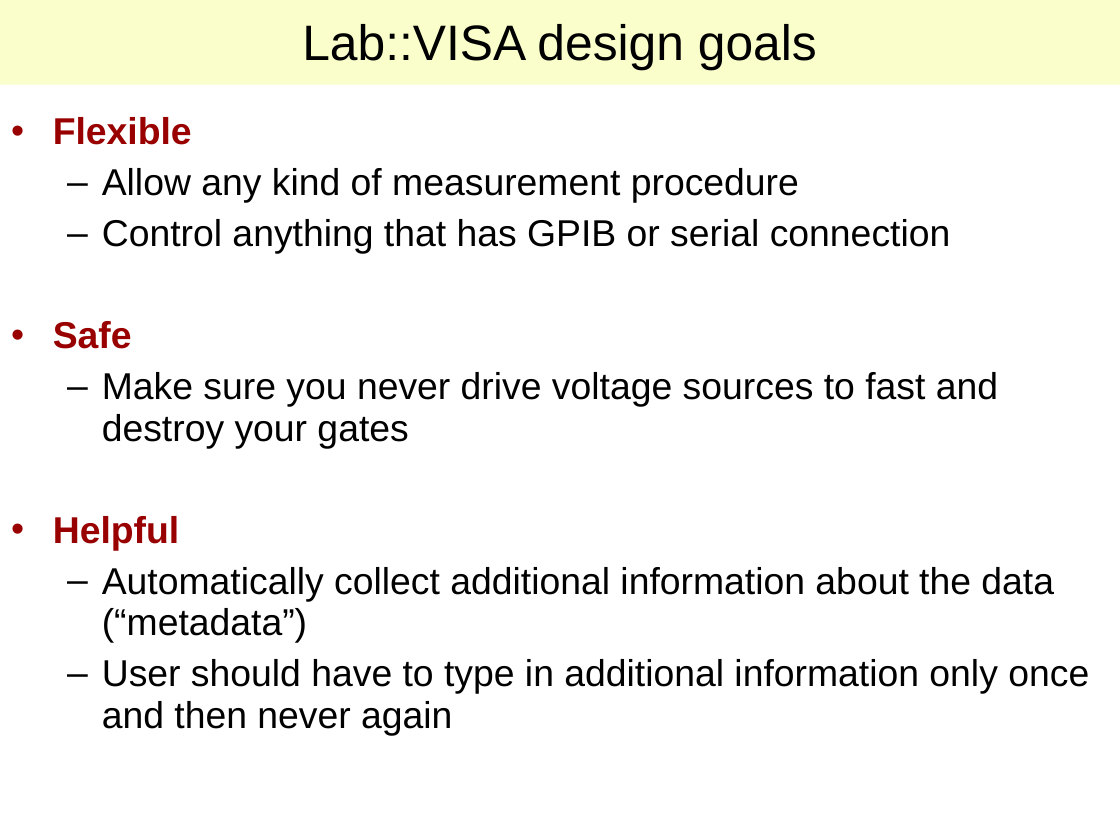
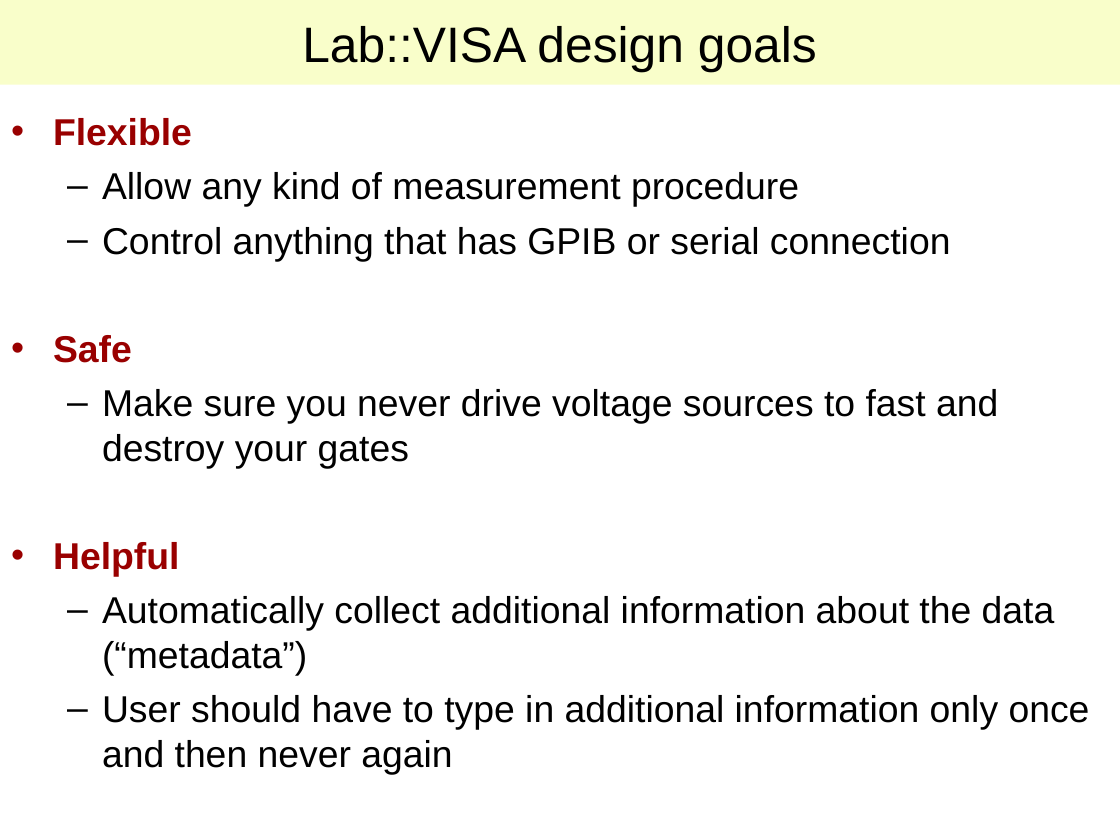
Before and after one commit to lab-measurement/Lab-VISA, a slide deck: slide 4 of Tutorial/Talk/Lab-VISA.ppt. Drawn at 1120x840 pixels with LibreOffice and Linux fonts; fonts in the diff are those of the drawing. Boxes give left, top, right and bottom in pixels: in the first picture for what was removed or moved away, otherwise in the second. Text is boxed around its words. In the diff, an @@ line names an element or a change of style, - is before the commit and + after.

Commit message:
Reverted latest modifications.
The updates to the slides looked terrible and did not add any valuable information. Nobody wants to read source code like this, neither during a real talk nor on the screen. You can open the examples in a parallel editor.

The HTML version was even more unusable.

I will add a PDF version to the website.

Sorry, eh..

```diff
--- a/Tutorial/Talk/Lab-VISA.ppt
+++ b/Tutorial/Talk/Lab-VISA.ppt
@@ title "Lab::VISA design goals" at (0,0,1120,85): line spacing 0.93 to 1 @@
@@ text "Flexible" at (53,118,1090,775): indent changed; line spacing 0.93 to 1 @@
```
Also in this commit, not shown: 11 other slides changed, 5 slides added, 3 slides removed, 2 other files.
